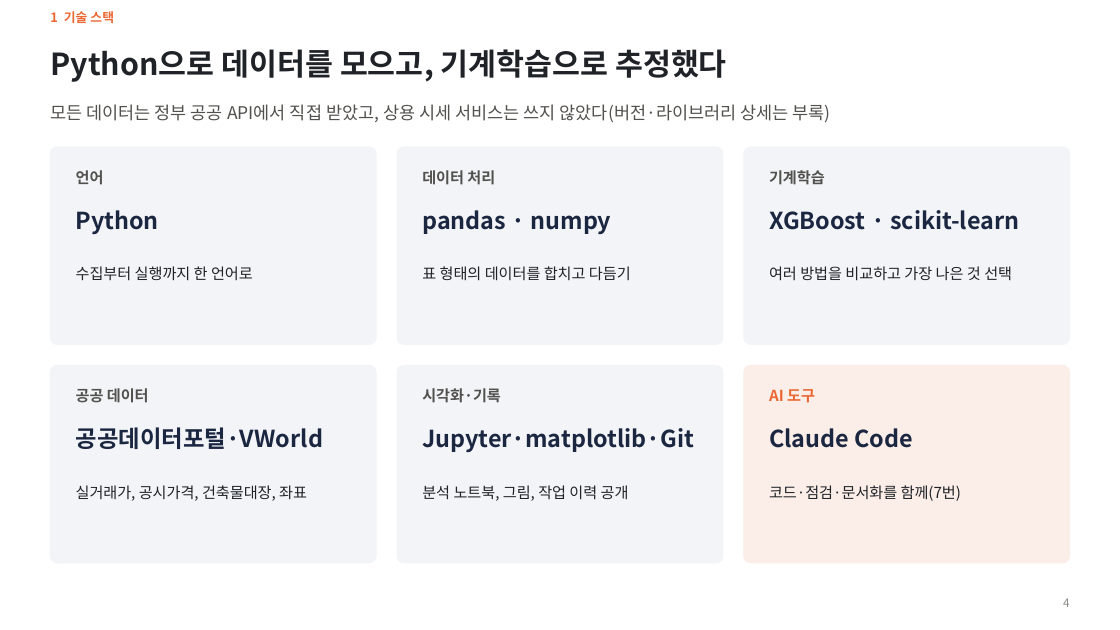
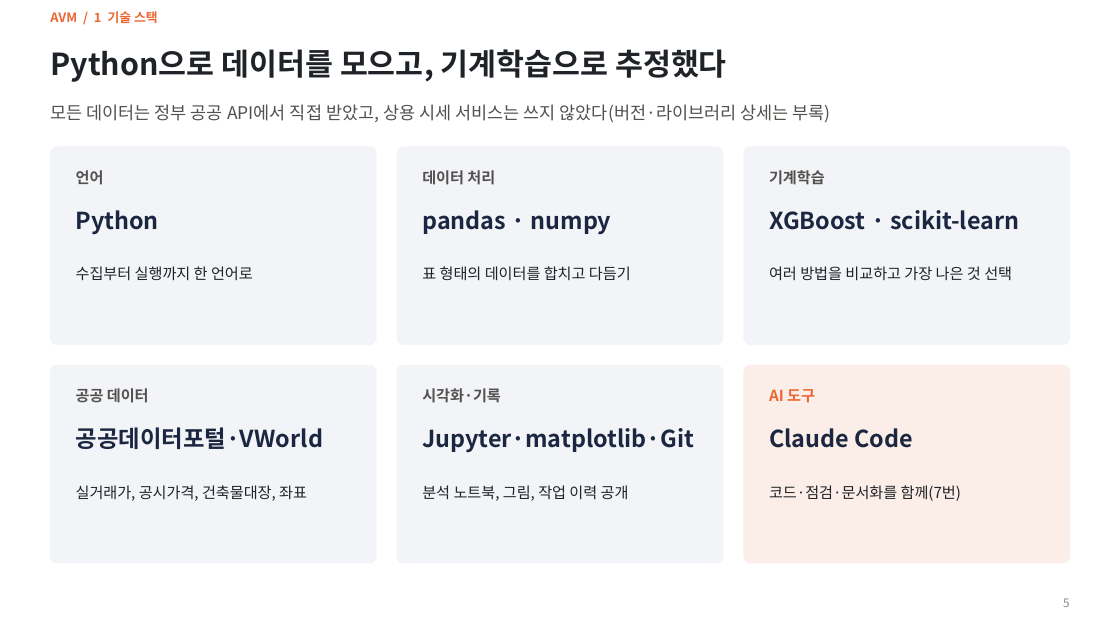
Before and after one commit to KimInSeok-DA/DA_Seoul_Villa_AVM, a slide deck: slide 5 of presentation/AVM_발표.pptx (slide 4 before the commit). Drawn at 1120x630 pixels with LibreOffice and Linux fonts; fonts in the diff are those of the drawing. Boxes give left, top, right and bottom in pixels: in the first picture for what was removed or moved away, otherwise in the second. Text is boxed around its words. In the diff, an @@ line names an element or a change of style, - is before the commit and + after.

```diff
--- a/presentation/AVM_발표.pptx
+++ b/presentation/AVM_발표.pptx
@@ text at [50, 11, 158, 23]: text changed @@
-1 기술 스택
+AVM / 1 기술 스택
@@ page number at [1063, 598, 1069, 607]: text changed @@
-4
+5
```
Also in this commit, not shown: 24 other slides changed, 2 slides added, 9 other files.
